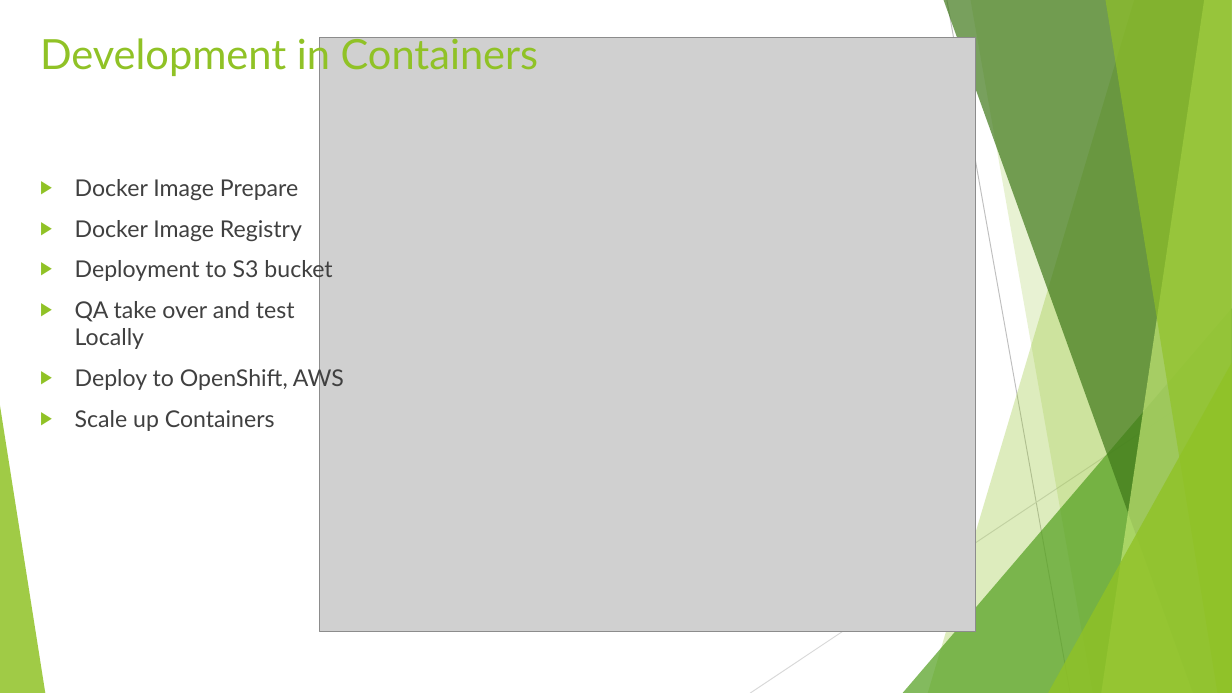
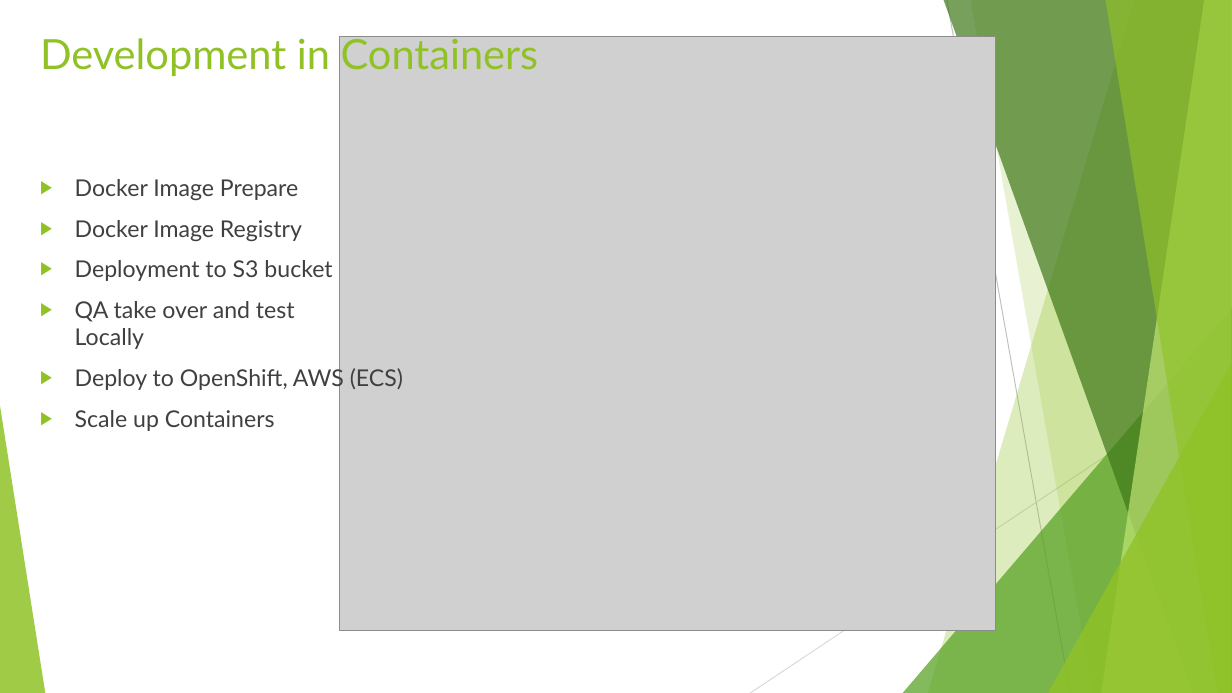
Before and after one commit to rusergei2010/AWSCourse2019, a slide deck: slide 5 of Lecture_8_Docker/Docker_Container.pptx (slide 4 before the commit). Drawn at 1232x693 pixels with LibreOffice and Linux fonts; fonts in the diff are those of the drawing; grey boxes stand for pictures. Boxes give left, top, right and bottom in pixels: in the first picture for what was removed or moved away, otherwise in the second. Text is boxed around its words. In the diff, an @@ line names an element or a change of style, - is before the commit and + after.

```diff
--- a/Lecture_8_Docker/Docker_Container.pptx
+++ b/Lecture_8_Docker/Docker_Container.pptx
@@ picture: place and size @@
-picture at box(319, 37, 975, 631)
+picture at box(339, 36, 995, 630)
@@ text at box(75, 366, 403, 392): text changed @@
-▶ Deploy to OpenShift, AWS
+▶ Deploy to OpenShift, AWS (ECS)
```
Also in this commit, not shown: 3 other slides changed, 2 slides added, 1 other file.
